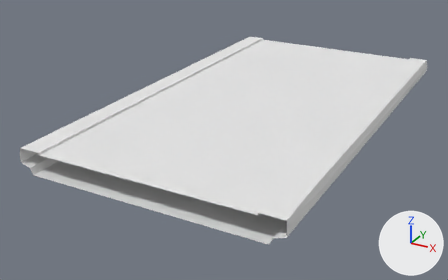
A saved change to the OBJ model mesh/36/br4_elevated_segment-1_HC.obj.
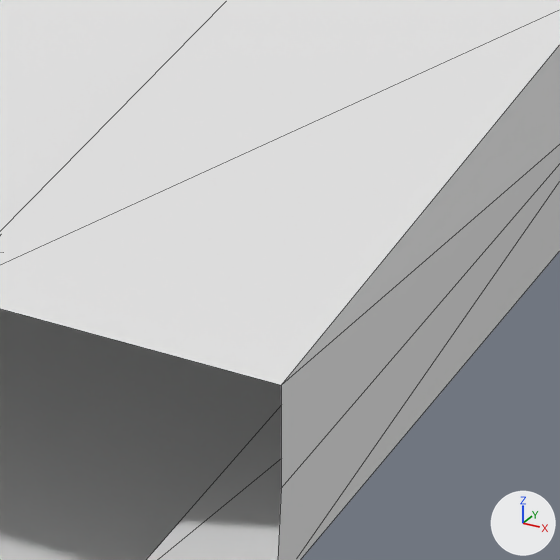
Each version appears first whole from a 50 mm camera at (38.5, -81.8, 32.1) aimed at (-4.0, -4.6, -6.5), and next in a close-up on the part from 59% to 69% of the width and 67% to 84% of the height. Lighting does not change. The marker at lower right points along +X, +Y and +Z. The close-ups show mesh edges as thin lines. Where no turn or scale is listed for an object, it has been applied to the vertices.

Objects in the first close-up: 'br4_elevated_segment-1_HC'.
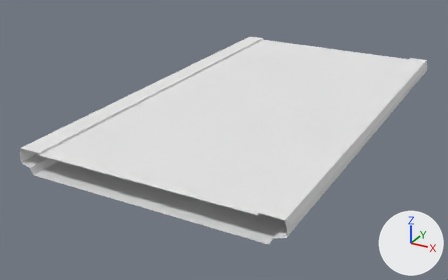
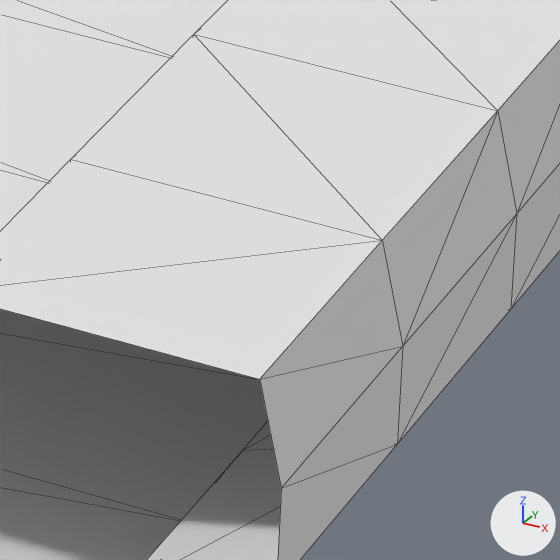
What differs and where, as boxes [x1, y1, x2, y2] in the close-ups (560 x 560 px):
part 1 of me_br4_elevated_segment_1_hc, built on
    before: [0, 10, 560, 488]
    after: [0, 0, 560, 560]

Edits to the bpy script that builds the scene:
```text
Change me_br4_elevated_segment_1_hc:
    used by ob_br4_elevated_segment_1_hc; location = (0.0, 0.0, 0.0)
    remove me_br4_elevated_segment_1_hc.from_pydata(...)  # 144 vertices, 256 faces; spans x -18.2..18.2, y -32.0..32.0, z -3.4..0.0
    add me_br4_elevated_segment_1_hc.from_pydata(...)  # 400 vertices, 768 faces; spans x -18.2..18.2, y -32.0..32.0, z -3.4..0.0
    me_br4_elevated_segment_1_hc part 1: 1 vertex removed from x 18.2, y -32.0, z 0.0; 257 vertices added at x -18.2..18.2, y -32.0..29.3, z -3.4..0.0
```
